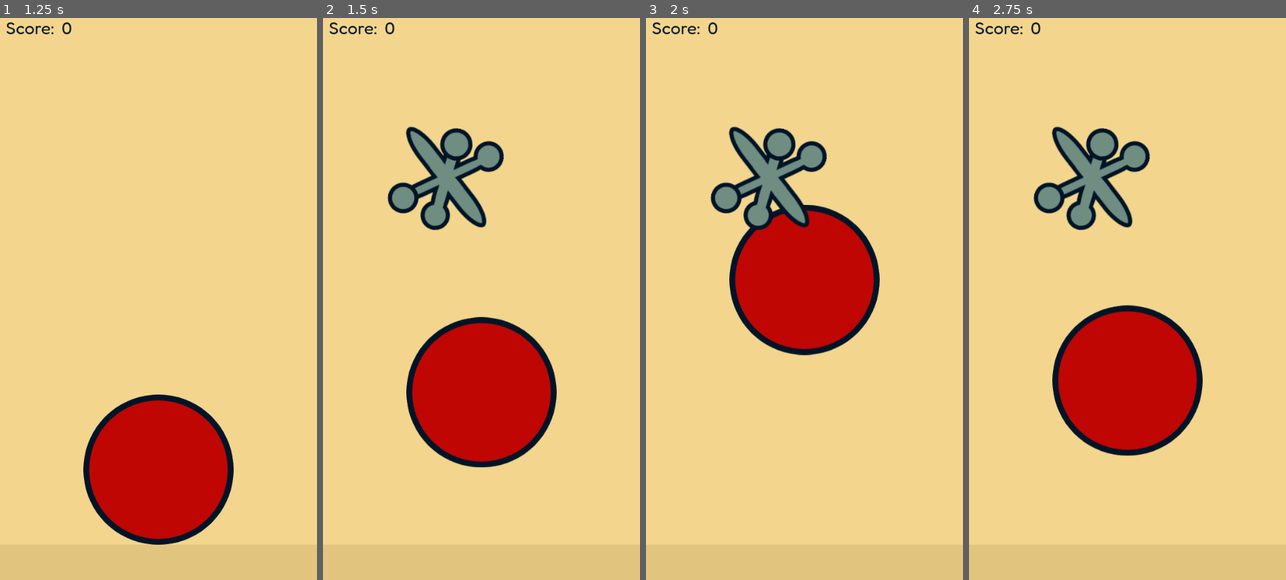
Above: before the commit, frames 1-4 (left to right).
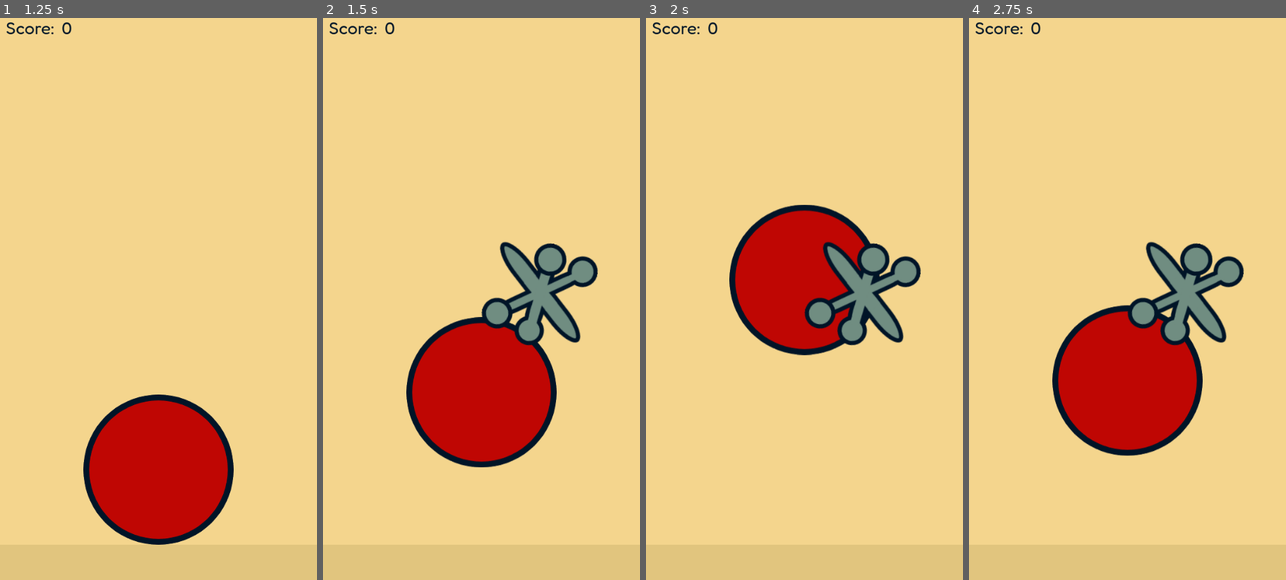
Above: after the commit, the same moments.

Repository: casellner/Idle-Jacks
Game: Godot game, scene res://game.tscn
The game is run twice, just before and just after one commit, with the same random seed, the same clock (stepped at 60 frames per second) and the same inputs.
Inputs (mouse positions are in pixels of both pictures, inside the frame that each line leads up to):
- Up to frame 1 (1.25 s): click (158, 197) at 0.5 s
- Up to frame 2 (1.5 s): click (481, 467) at 1.25 s
- Up to frame 3 (2 s): no input
- Up to frame 4 (2.75 s): click (1127, 276) at 2.02 s

Frame 1 is identical in both runs. In frame 2, 7.4% of the frame differs, in the area x 20-87%, y 19-59%; in frame 3, 7.2%; in frame 4, 7.4%.

Commit message:
Fix jacks spawning out of bounds

Diff:
--- a/Godot/jack.tscn
+++ b/Godot/jack.tscn
@@ -8,8 +8,10 @@
 script = ExtResource("1_qfnvt")
 
 [node name="TextureButton" type="TextureButton" parent="."]
-offset_right = 40.0
-offset_bottom = 40.0
+offset_left = -90.0
+offset_top = -90.0
+offset_right = 90.0
+offset_bottom = 90.0
 texture_normal = ExtResource("2_6iq52")
 texture_pressed = ExtResource("3_w8qd7")
 
--- a/Godot/scripts/game.gd
+++ b/Godot/scripts/game.gd
@@ -31,8 +31,8 @@
 # Function: spawn_jack()
 # Purpose:  This function instantiates a jack and gives it a random position
 func spawn_jack():
-	var x = rand.randf_range(0, 360) # 540 - 180
-	var y = rand.randf_range(0, 780) # 960 - 180
+	var x = rand.randf_range(90, 450) # 540 - 90
+	var y = rand.randf_range(90, 870) # 960 - 90
 
 	jack_instance = mynode.instantiate()
 	jack_instance.position = Vector2(x, y)
